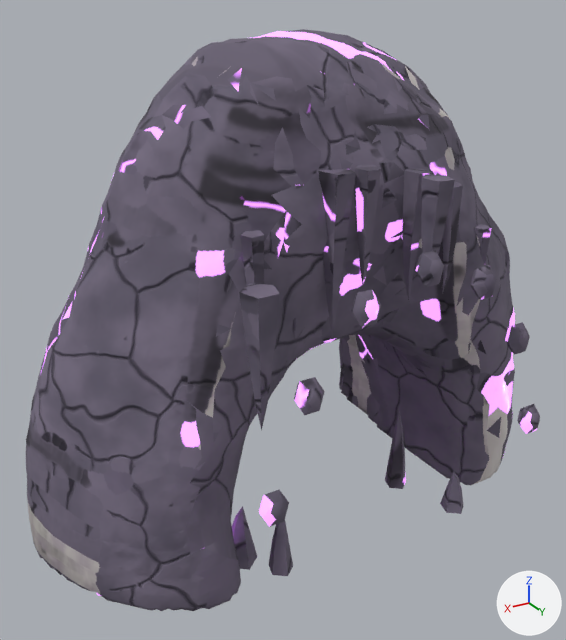
Two versions of the FBX model modelos/planeta_monstruo/cueva_entrada_natural/cueva_entrada_natural.fbx, one commit apart.
Camera for both pictures: a camera (50 mm lens) standing at (4.16, 6.56, 5.44) and looking at (0.23, 0.02, 2.17). Arrows for +X, +Y and +Z are at lower right; the lights stay in place. The first picture is the older version.

Script lines for the objects in view, before the commit:
```python
me_cueva = bpy.data.meshes.new('cueva')
me_cueva.from_pydata(...)  # 3658 vertices, 7247 faces; spans x -3.0..3.0, y -2.0..1.69, z 0.0..5.0
me_cueva.materials.append(mat_cueva_entrada_natural_mat)
me_hongos_biolum = bpy.data.meshes.new('hongos_biolum')
me_hongos_biolum.from_pydata(...)  # 140 vertices, 252 faces; spans x -1.69..1.6, y 1.82..2.0, z 1.25..3.4
me_hongos_biolum.materials.append(mat_cueva_entrada_natural_mat)
ob_cueva = bpy.data.objects.new('cueva', me_cueva)
ob_cueva.location = (0.0, 0.0, 0.0)
ob_hongos_biolum = bpy.data.objects.new('hongos_biolum', me_hongos_biolum)
ob_hongos_biolum.location = (0.0, 0.0, 0.0)
```
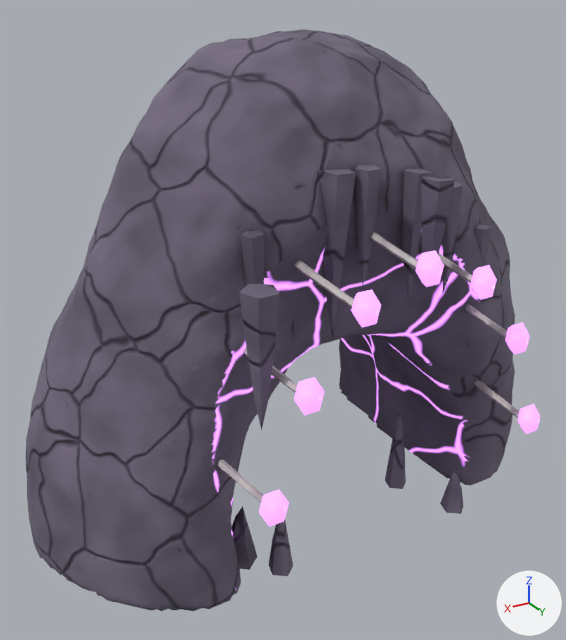
Changed parts and their boxes [x1, y1, x2, y2] in the pictures (566 x 640 px):
'cueva', reshaped
    before: [26, 29, 515, 611]
    after: [26, 29, 519, 611]
part 1 of me_hongos_biolum, surface changed
    both: [261, 250, 540, 527]
part 2 of me_cueva, added
    after: [474, 380, 519, 418]
part 3 of me_cueva, added
    after: [465, 304, 507, 338]
part 4 of me_cueva, added
    after: [421, 247, 472, 283]
part 5 of me_cueva, added
    after: [371, 231, 418, 269]
part 6 of me_cueva, added
    after: [294, 260, 354, 307]
part 7 of me_cueva, added
    after: [244, 348, 297, 393]
part 8 of me_cueva, added
    after: [218, 459, 263, 502]
part 9 of me_cueva, surface changed
    both: [26, 29, 515, 611]

The change, as a list of edits to the scene's bpy script:
```text
Change me_hongos_biolum:
    where me_hongos_biolum.from_pydata(...)  # 140 vertices, 252 faces; spans x -1.69..1.6, y 1.82..2.0, z 1.25..3.4
    used by ob_hongos_biolum; location = (0.0, 0.0, 0.0)
    me_hongos_biolum part 1: texture (UV) coordinates of 252 of 252 faces, centred in x -1.65..1.55, y 1.82..2.0, z 1.25..3.39, changed; they spanned u 0.0..0.9, v 0.01..0.91 and now span u 0.05..0.88, v 0.1..0.88
Change me_cueva:
    used by ob_cueva; location = (0.0, 0.0, 0.0)
    remove me_cueva.from_pydata(...)  # 3658 vertices, 7247 faces; spans x -3.0..3.0, y -2.0..1.69, z 0.0..5.0
    add me_cueva.from_pydata(...)  # 3763 vertices, 7429 faces; spans x -3.0..3.0, y -2.0..1.81, z 0.0..5.0
    me_cueva part 2: a new loose piece of 15 vertices spanning x -1.76..-1.52, y 0.53..1.8, z 1.32..1.48, in mat_cueva_entrada_natural_mat
    me_cueva part 3: a new loose piece of 15 vertices spanning x -1.41..-1.2, y 0.53..1.81, z 2.29..2.52, in mat_cueva_entrada_natural_mat
    me_cueva part 4: a new loose piece of 15 vertices spanning x -0.82..-0.67, y 0.53..1.8, z 2.96..3.24, in mat_cueva_entrada_natural_mat
    me_cueva part 5: a new loose piece of 15 vertices spanning x -0.11..-0.01, y 0.53..1.8, z 3.2..3.5, in mat_cueva_entrada_natural_mat
    me_cueva part 6: a new loose piece of 15 vertices spanning x 0.56..0.71, y 0.53..1.81, z 2.98..3.26, in mat_cueva_entrada_natural_mat
    me_cueva part 7: a new loose piece of 15 vertices spanning x 1.09..1.31, y 0.53..1.8, z 2.34..2.57, in mat_cueva_entrada_natural_mat
    me_cueva part 8: a new loose piece of 15 vertices spanning x 1.43..1.68, y 0.53..1.8, z 1.38..1.54, in mat_cueva_entrada_natural_mat
    me_cueva part 9: 7245 kept faces spanning x -3.0..3.0, y -2.0..1.69, z 0.0..5.0 get new texture (UV) coordinates
```
